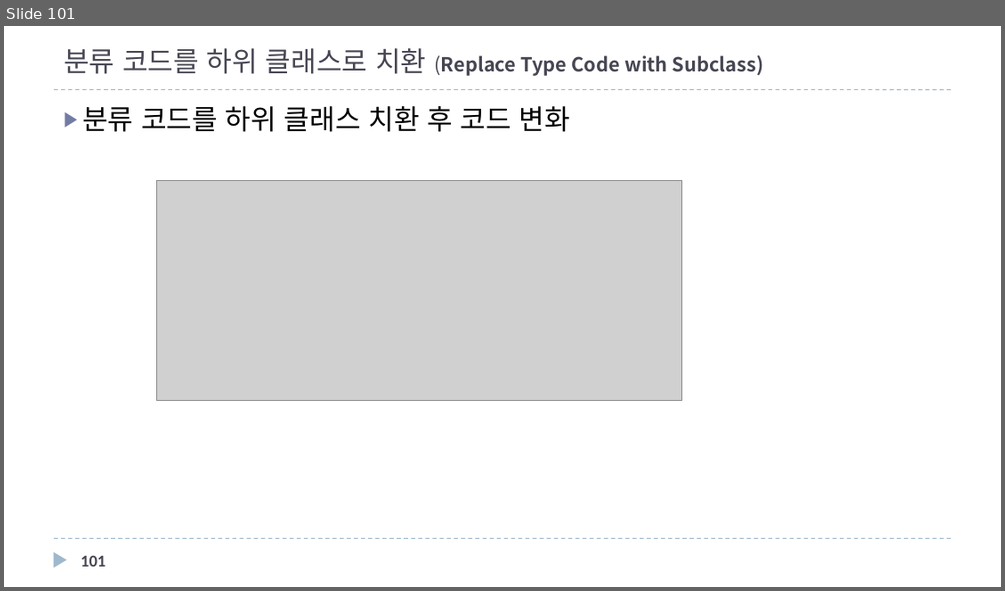
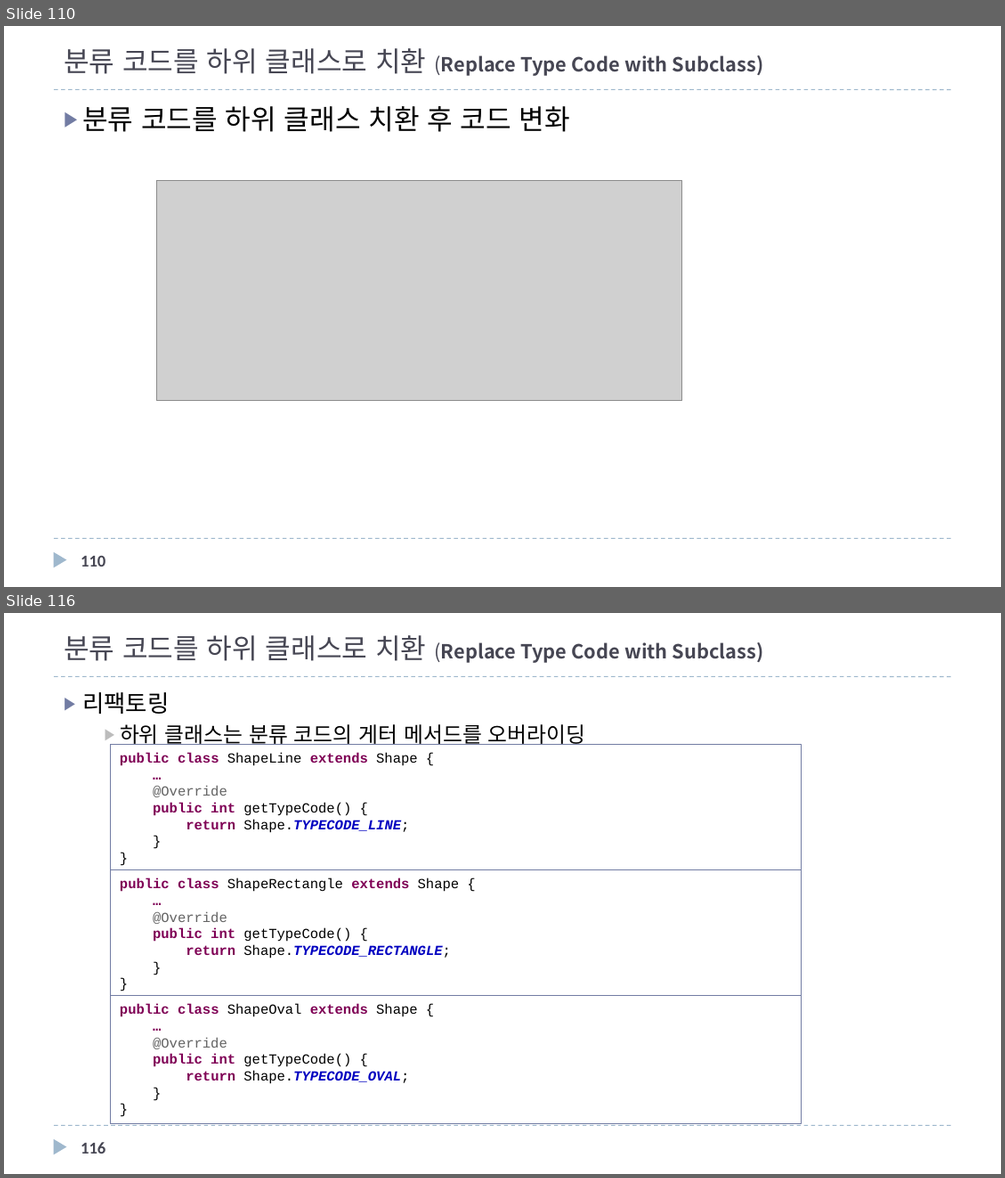
Before and after one commit to mkgungor/refactoring_java, a slide deck: ppt/자바로 배우는 리팩토링 입문3.pptx. Shown one above the other, each under a label of ours: slide 101 before the commit, slides 110 and 116 after it; the slides between them are not shown. The pictures are 1005x591 and 1005x1178 pixels, drawn with LibreOffice and Linux fonts; fonts in the diff are those of the drawing; grey boxes stand for pictures. Boxes give left, top, right and bottom in pixels: in the first picture for what was removed or moved away, otherwise in the second. Text is boxed around its words. In the diff, an @@ line names an element or a change of style, - is before the commit and + after.

```diff
--- a/ppt/자바로 배우는 리팩토링 입문3.pptx
+++ b/ppt/자바로 배우는 리팩토링 입문3.pptx
@@ slide 116 added at bbox=[4, 613, 1001, 1174], background #FFFFFF; not listed: 3 template elements that a slide beside it also shows @@
@@ title added at bbox=[64, 635, 764, 663], 14 pt, text #464653, bold @@
+분류 코드를 하위 클래스로 치환 (Replace Type Code with Subclass)
@@ text added at bbox=[82, 692, 586, 745], 15.3 pt, text #000000 @@
+▶ 리팩토링
+    ▶ 하위 클래스는 분류 코드의 게터 메서드를 오버라이딩
@@ rectangle added at bbox=[110, 745, 801, 872], fill #FFFFFF, outline #727CA3 0.25 pt, 10 pt, text #000000, bold @@
+public class ShapeLine extends Shape {
+…
+@Override
+public int getTypeCode() {
+return Shape.TYPECODE_LINE;
+}
+}
@@ rectangle added at bbox=[110, 870, 801, 997], fill #FFFFFF, outline #727CA3 0.25 pt, 10 pt, text #000000, bold @@
+public class ShapeRectangle extends Shape {
+…
+@Override
+public int getTypeCode() {
+return Shape.TYPECODE_RECTANGLE;
+}
+}
@@ rectangle added at bbox=[110, 996, 801, 1123], fill #FFFFFF, outline #727CA3 0.25 pt, 10 pt, text #000000, bold @@
+public class ShapeOval extends Shape {
+…
+@Override
+public int getTypeCode() {
+return Shape.TYPECODE_OVAL;
+}
+}
@@ page number added at bbox=[81, 1142, 105, 1153], 12 pt, text #464653, bold @@
+116
@@ what was slide 101 is now slide 110 @@
@@ page number at bbox=[81, 556, 105, 566]: text changed @@
-101
+110
```
Also in this commit, not shown: 6 slides changed, 30 other slides added, 16 other files.
